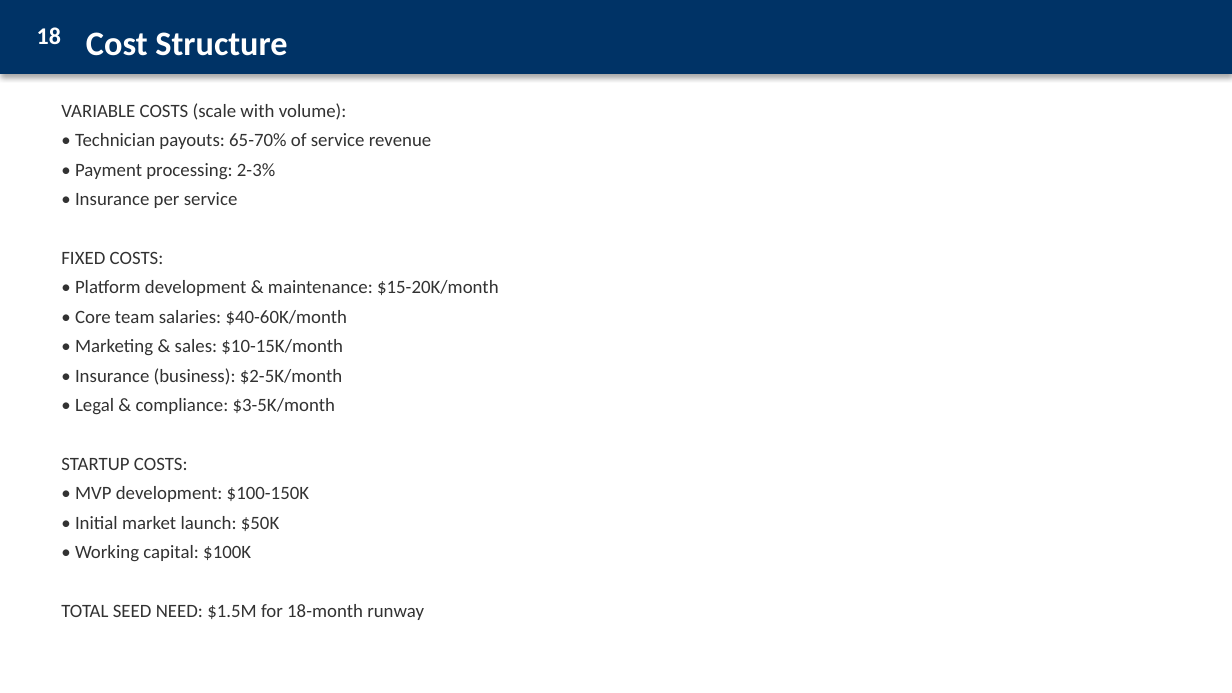
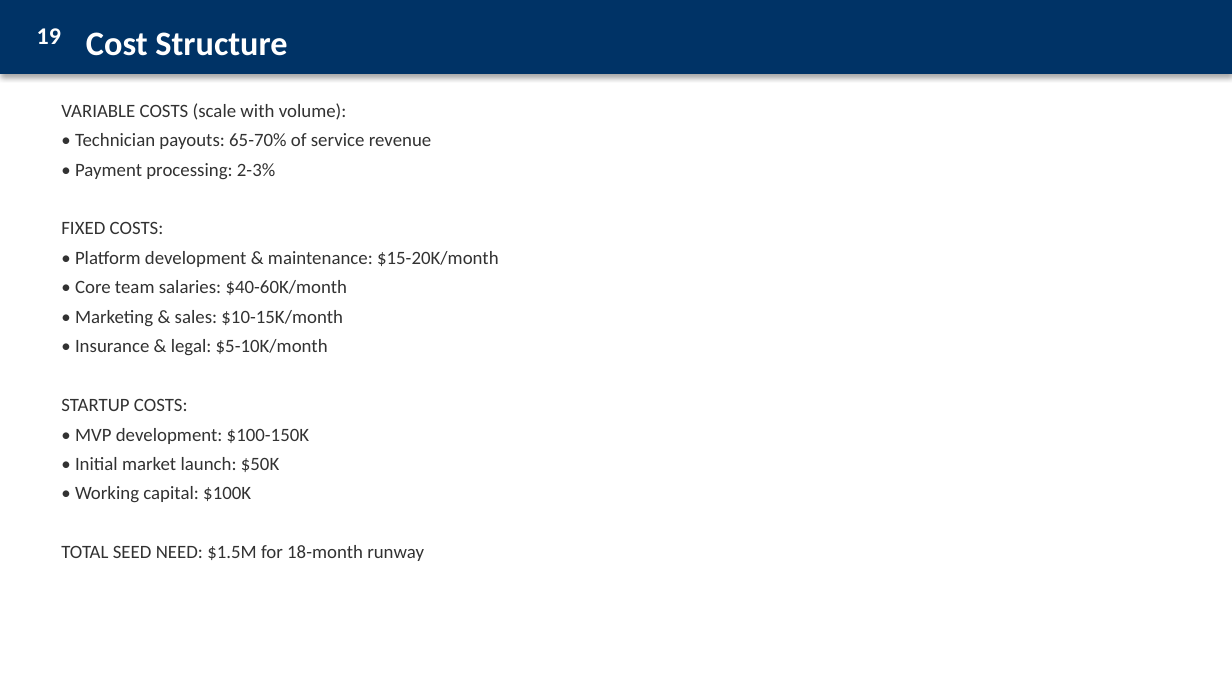
Before and after one commit to TidyTails/motra-landing, a slide deck: slide 20 of pitch/MOTRA-Business-Plan.pptx (slide 19 before the commit). Drawn at 1232x693 pixels with LibreOffice and Linux fonts; fonts in the diff are those of the drawing. Boxes give left, top, right and bottom in pixels: in the first picture for what was removed or moved away, otherwise in the second. Text is boxed around its words. In the diff, an @@ line names an element or a change of style, - is before the commit and + after.

Commit message:
Add Payment Flow slide to business plan

```diff
--- a/pitch/MOTRA-Business-Plan.pptx
+++ b/pitch/MOTRA-Business-Plan.pptx
@@ text at box(37, 28, 61, 44): text changed @@
-18
+19
@@ text at box(75, 192, 238, 208): paragraph removed @@
-• Insurance per service
@@ text at box(75, 339, 328, 356): text changed @@
-• Insurance (business): $2-5K/month
-• Legal & compliance: $3-5K/month
+• Insurance & legal: $5-10K/month
```
Also in this commit, not shown: 6 other slides changed, 1 slide added, 1 other file.
